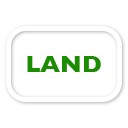
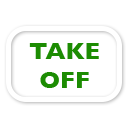
Comparing the layer stacks of the two w=128, h=128 images. Changes:
renamed "LAND" to "TAKE OFF", painted on it over left=27, top=43, right=101, bottom=88
